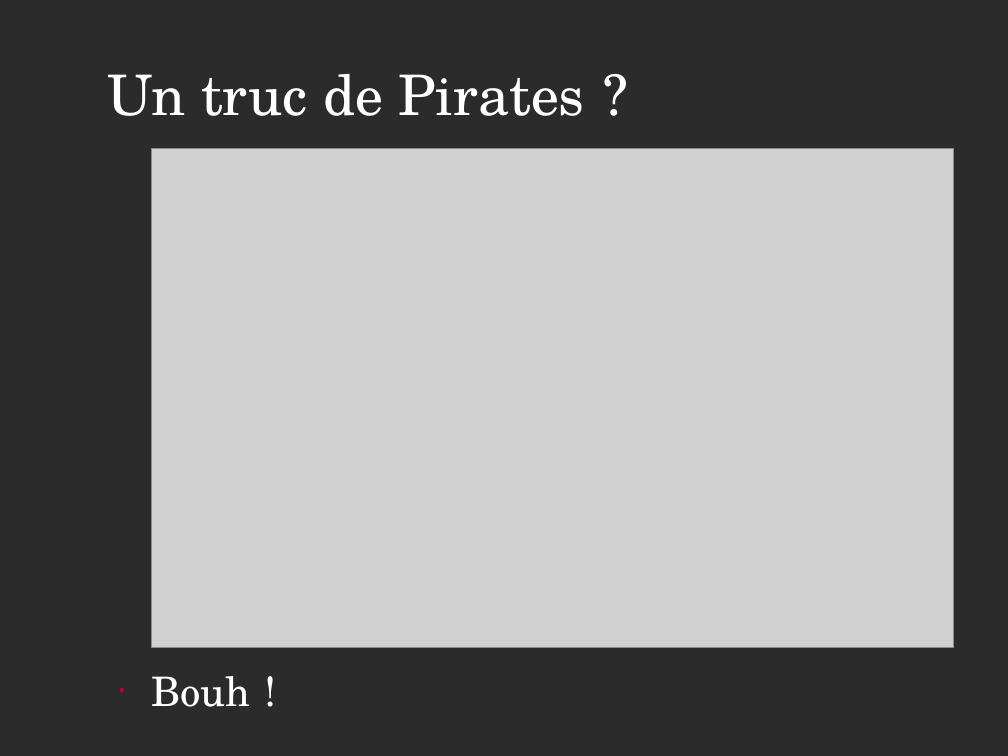
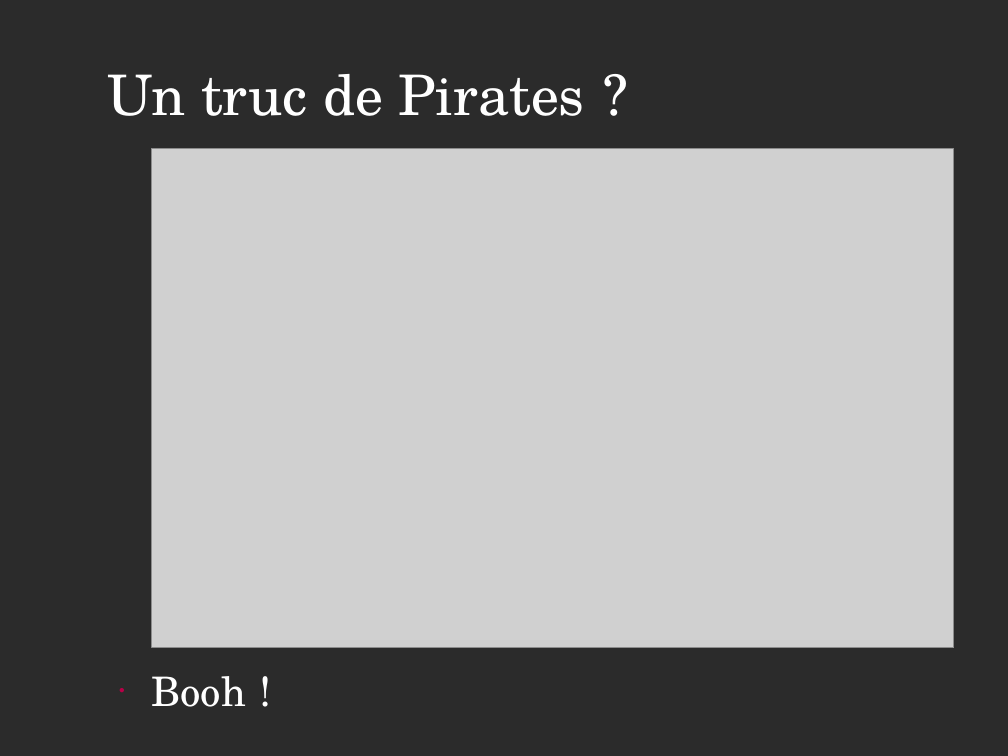
Before and after one commit to hackingparty/presentation-slides, a slide deck: slide 2 of hackingparty.presentation.fr.odp. Drawn at 1008x756 pixels with LibreOffice and Linux fonts; fonts in the diff are those of the drawing; grey boxes stand for pictures; background and template pictures are left out; a plain dark background stands for a picture behind light text. Boxes give left, top, right and bottom in pixels: in the first picture for what was removed or moved away, otherwise in the second. Text is boxed around its words. In the diff, an @@ line names an element or a change of style, - is before the commit and + after.

Commit message:
presentation.fr: Added the "Un truc de pirates? => NO" slide.

```diff
--- a/hackingparty.presentation.fr.odp
+++ b/hackingparty.presentation.fr.odp
@@ text at [151, 676, 246, 707]: text changed @@
-● Bouh !
+● Booh !
```
Also in this commit, not shown: 1 slide added.
